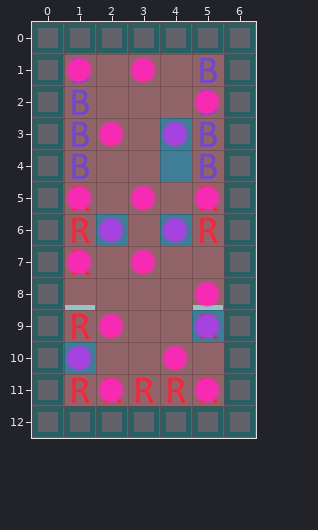
Tiled map: plans/level-design/level_ideas/1_1.tmx. That is the earlier state.
Cells are 32x32 px. Shown: x 0..6, y 0..12.
After:
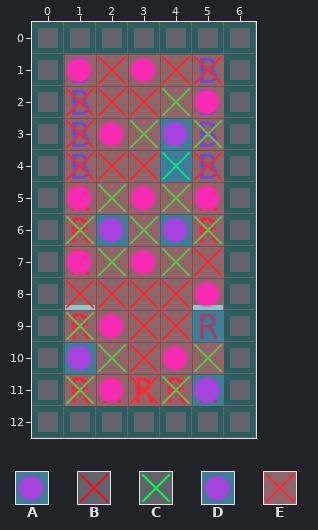
Key: from "rough sprites for level design": A 6, B 8, C 9, D 32, E 33.
_ is an empty cell, . an unchanged one.
Tiles of an added or newly shown layer are drawn over the layers below it.
See-through tiles are keyed as they look on the map.
The edit:
--- layer "Unmoveable/distancing" (now shown)
@@ x 1..5 @@
- 1 ._.__
- 2 ____.
- 3 _._._
- 4 ___._
- 5 ._._.
- 6 _._._
- 7 ._.__
- 8 ____.
- 9 _.__.
-10 .__._
-11 _.__.
+ 1 .B.BB
+ 2 BBBB.
+ 3 B.B.B
+ 4 BBB.B
+ 5 .B.B.
+ 6 B.B.B
+ 7 .B.BB
+ 8 BBBB.
+ 9 B.BB.
+10 .BB.B
+11 B.BB.
--- layer "Moveable/people"
@@ x 5..5 @@
- 9 A
+ 9 _
@@ x 5..5 @@
-11 _
+11 A
--- layer "Moveable/distancing" (now shown)
@@ x 1..5 @@
- 2 ..._.
- 3 .._._
- 4 ..._.
- 5 ._._.
- 6 _._._
- 7 ._._.
+ 2 ...C.
+ 3 ..C.C
+ 4 ...C.
+ 5 .C.C.
+ 6 C.C.C
+ 7 .C.C.
@@ x 1..5 @@
- 9 _....
-10 ._.._
-11 _.._.
+ 9 C....
+10 .C..C
+11 C..C.
--- layer "areas"
@@ x 5..5 @@
-11 E
+11 D
Pixel boxes of the changes (left, top, right, bottom) in both pictures:
changed: (65, 55, 224, 406)
